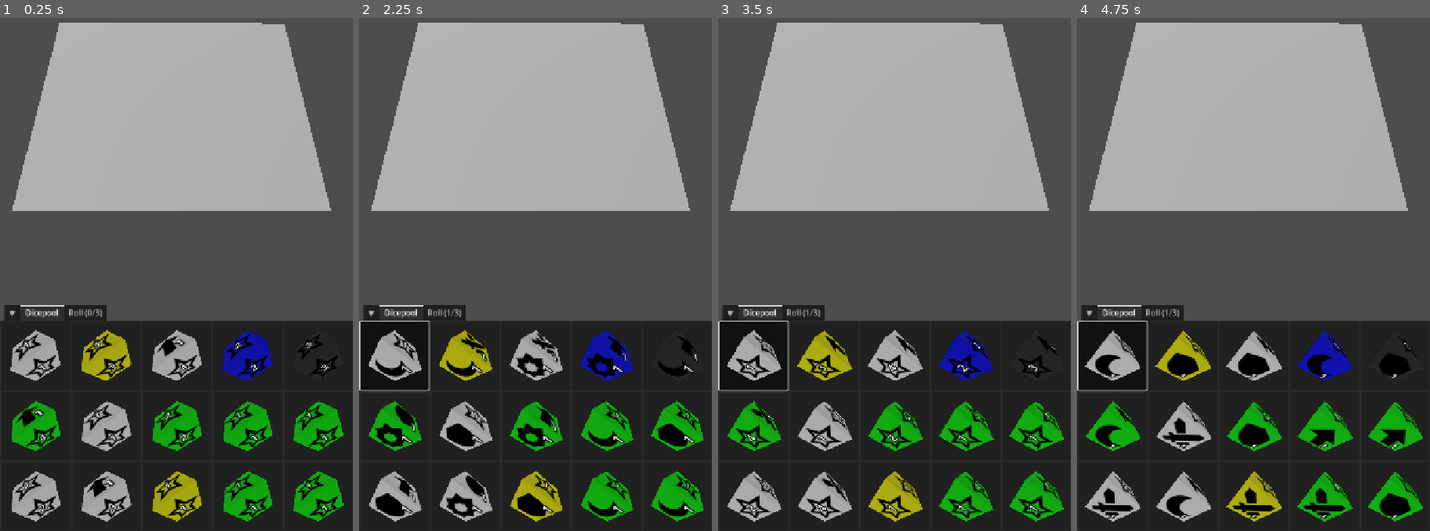
Above: before the commit, frames 1-4 (left to right).
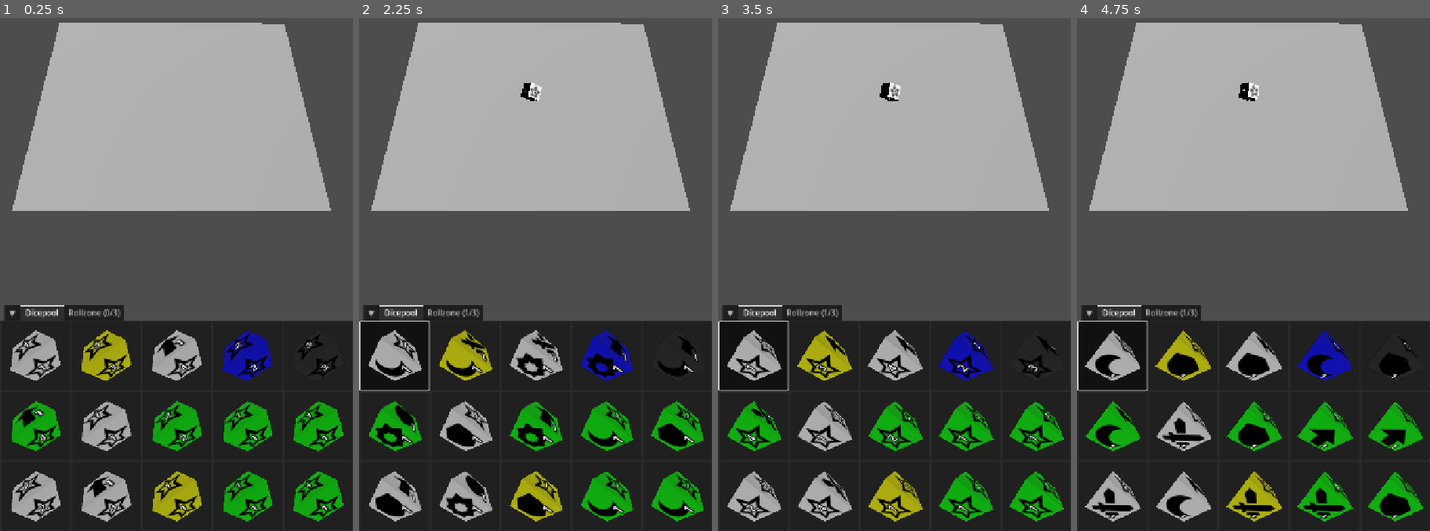
Above: after the commit, the same moments.

Repository: francocurotto/DDMre
Game: Godot game, scene res://test.tscn
The game is run twice, just before and just after one commit, with the same random seed, the same clock (stepped at 60 frames per second) and the same inputs.
Inputs (mouse positions are in pixels of both pictures, inside the frame that each line leads up to):
- Up to frame 1 (0.25 s): no input
- Up to frame 2 (2.25 s): click (394, 356) at 0.52 s; click (394, 356) at 1.27 s; click (394, 356) at 2.02 s
- Up to frame 3 (3.5 s): move the mouse to (972, 187) at 2.77 s
- Up to frame 4 (4.75 s): move the mouse to (1182, 248) at 3.52 s; move the mouse to (1288, 79) at 4.27 s

The runs differ from the first frame. In frame 1, 0.2% of the frame differs, in the area x 23-36%, y 55-60%; in frame 2, 0.3%; in frame 3, 0.3%; in frame 4, 0.4%, in the area x 23-52%, y 12-60%.

Commit message:
progress in rollzone

Diff:
--- a/dicegui/dice_gui.gd
+++ b/dicegui/dice_gui.gd
@@ -2,7 +2,7 @@
 
 #region builtin functions
 func _ready() -> void:
-	get_tab_bar().set_tab_title(2, "Roll (0/3)")
+	get_tab_bar().set_tab_title(2, "Rollzone (0/3)")
 	$Dicepool.roll_changed.connect(on_roll_changed)
 #endregion
 
@@ -13,5 +13,6 @@
 
 #region signals callback
 func on_roll_changed(roll_dice_buttons):
-	get_tab_bar().set_tab_title(2, "Roll (%d/3)" % len(roll_dice_buttons))
+	get_tab_bar().set_tab_title(2, "Rollzone (%d/3)" % len(roll_dice_buttons))
+	$Rollzone.update_dice(roll_dice_buttons)
 #endregion
--- a/dicegui/dice_gui.tscn
+++ b/dicegui/dice_gui.tscn
@@ -1,7 +1,8 @@
-[gd_scene load_steps=3 format=3 uid="uid://c4thhg2j07f1s"]
+[gd_scene load_steps=4 format=3 uid="uid://c4thhg2j07f1s"]
 
 [ext_resource type="PackedScene" uid="uid://du8wgt4awuk8d" path="res://dicegui/dicepool/dicepool.tscn" id="1_ahudt"]
 [ext_resource type="Script" uid="uid://c41m1e7l0l7a7" path="res://dicegui/dice_gui.gd" id="1_gm7by"]
+[ext_resource type="PackedScene" uid="uid://bo2erx6gn1vii" path="res://dicegui/rollzone/rollzone.tscn" id="3_hvuk2"]
 
 [node name="DiceGUI" type="TabContainer"]
 anchors_preset = 7
@@ -26,7 +27,6 @@
 layout_mode = 2
 metadata/_tab_index = 1
 
-[node name="Roll" type="PanelContainer" parent="."]
+[node name="Rollzone" parent="." instance=ExtResource("3_hvuk2")]
 visible = false
 layout_mode = 2
-metadata/_tab_index = 2
--- a/dicegui/dicepool/dice_button/dice_button.gd
+++ b/dicegui/dicepool/dice_button/dice_button.gd
@@ -2,6 +2,10 @@
 
 #region signals
 signal button_toggled
+#endregion
+
+#region onready variables
+@onready var dice = %Dice
 #endregion
 
 #region public variables
--- /dev/null
+++ b/dicegui/rollzone/rollzone.gd
@@ -0,0 +1,11 @@
+extends PanelContainer
+
+#region public functions
+func update_dice(dice_buttons):
+	# remove previous dice
+	for dice in %DiceList.get_children():
+		dice.queue_free()
+	# add new dice
+	for dice_button in dice_buttons:
+		%DiceList.add_child(dice_button.dice.duplicate())
+#endregion
--- /dev/null
+++ b/dicegui/rollzone/rollzone.tscn
@@ -0,0 +1,24 @@
+[gd_scene load_steps=2 format=3 uid="uid://bo2erx6gn1vii"]
+
+[ext_resource type="Script" uid="uid://bxqvo6xk1aiyp" path="res://dicegui/rollzone/rollzone.gd" id="1_dac2p"]
+
+[node name="Rollzone" type="PanelContainer"]
+offset_right = 720.0
+offset_bottom = 430.0
+script = ExtResource("1_dac2p")
+metadata/_tab_index = 2
+
+[node name="SubViewportContainer" type="SubViewportContainer" parent="."]
+layout_mode = 2
+
+[node name="SubViewport" type="SubViewport" parent="SubViewportContainer"]
+transparent_bg = true
+handle_input_locally = false
+size = Vector2i(720, 430)
+render_target_update_mode = 4
+
+[node name="Camera3D" type="Camera3D" parent="SubViewportContainer/SubViewport"]
+transform = Transform3D(1, 0, 0, 0, 1, 0, 0, 0, 1, 0, 0, 1.90951)
+
+[node name="DiceList" type="Node3D" parent="SubViewportContainer/SubViewport"]
+unique_name_in_owner = true
Not shown, added: dicegui/rollzone/rollzone.gd.uid
